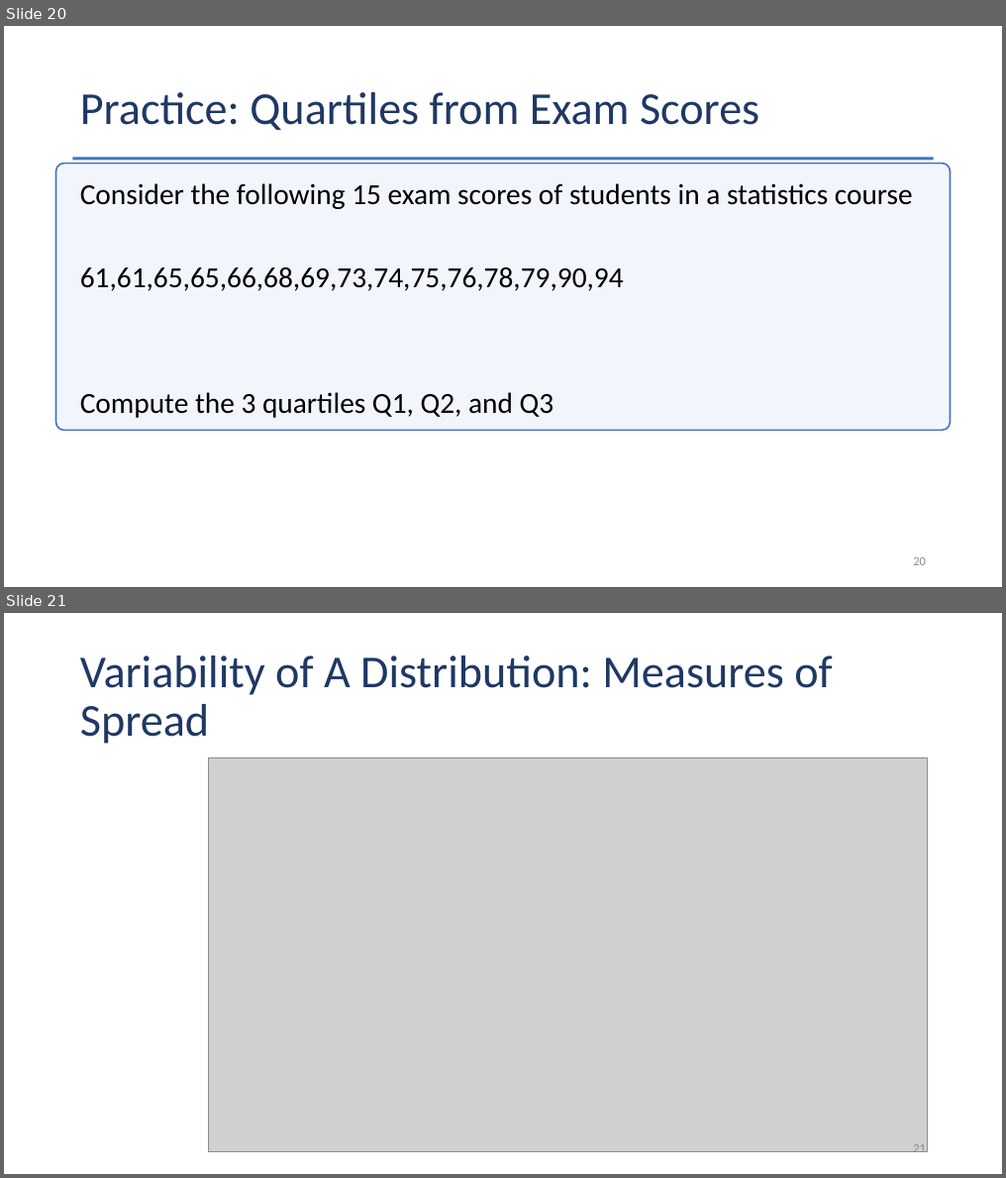
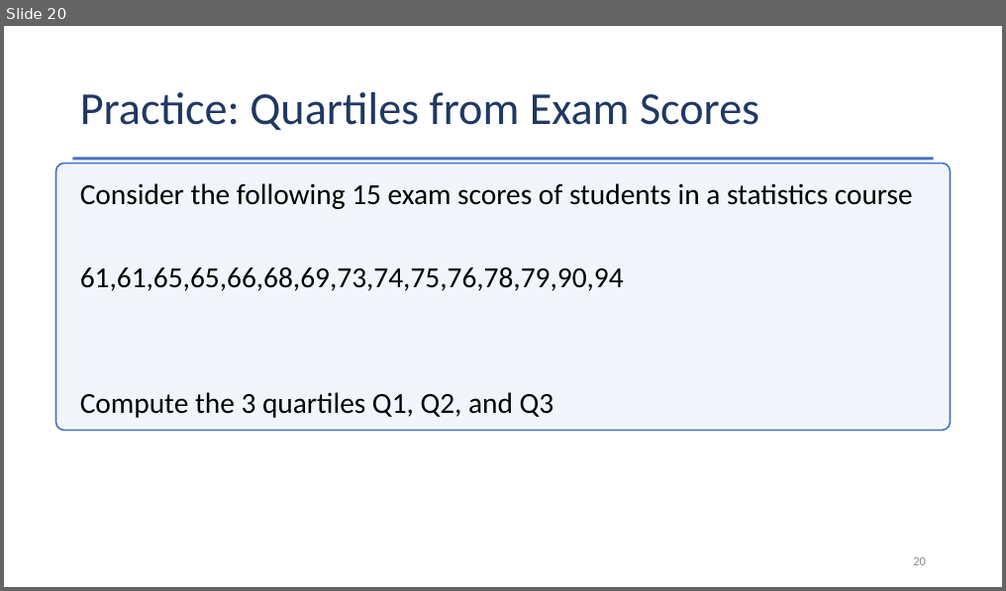
Before and after one commit to Jarred6068/Kvamme_UI_STAT251, a slide deck: docs/lecture_slides/Week 2/Week2_Lecture5_slides_1_19_2024.pptx. Shown one above the other, each under a label of ours: slides 20 and 21 before the commit, slide 20 after it. The pictures are 1006x1178 and 1006x591 pixels, drawn with LibreOffice and Linux fonts; fonts in the diff are those of the drawing; grey boxes stand for pictures. Boxes give left, top, right and bottom in pixels: in the first picture for what was removed or moved away, otherwise in the second. Text is boxed around its words. In the diff, an @@ line names an element or a change of style, - is before the commit and + after.

```diff
--- a/docs/lecture_slides/Week 2/Week2_Lecture5_slides_1_19_2024.pptx
+++ b/docs/lecture_slides/Week 2/Week2_Lecture5_slides_1_19_2024.pptx
@@ slide 21 removed at <box>4,613,1002,1174</box>, background #FFFFFF @@
@@ title removed at <box>80,656,832,744</box> @@
-Variability of A Distribution: Measures of Spread
@@ picture removed at <box>208,759,928,1152</box> @@
@@ page number removed at <box>913,1145,926,1157</box> @@
-21
```
Also in this commit, not shown: 14 other slides removed, 58 other files.
